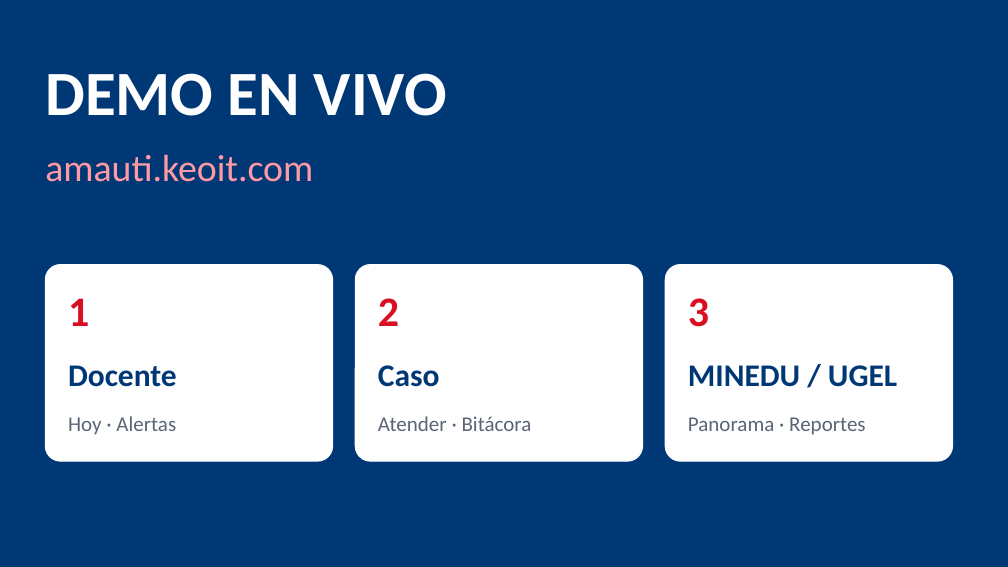
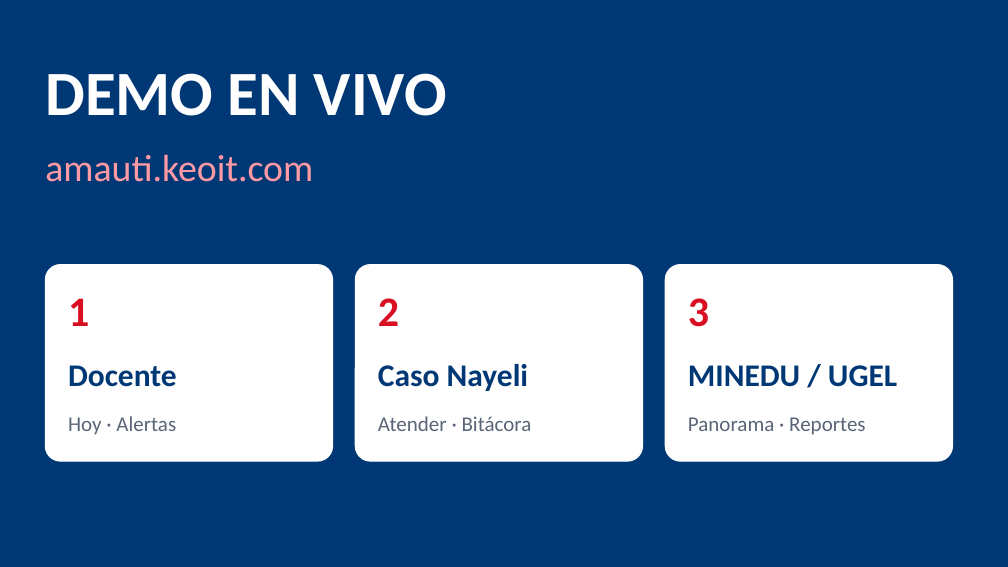
Before and after one commit to GiomarDev/hacktheandes-educacion, a slide deck: slide 4 of docs/pitch/Amauti_Pitch.pptx. Drawn at 1008x567 pixels with LibreOffice and Linux fonts; fonts in the diff are those of the drawing. Boxes give left, top, right and bottom in pixels: in the first picture for what was removed or moved away, otherwise in the second. Text is boxed around its words. In the diff, an @@ line names an element or a change of style, - is before the commit and + after.

```diff
--- a/docs/pitch/Amauti_Pitch.pptx
+++ b/docs/pitch/Amauti_Pitch.pptx
@@ text at bbox=[378, 364, 528, 391]: text changed @@
-Caso
+Caso Nayeli
```
Also in this commit, not shown: 4 other slides changed, 3 other files.
